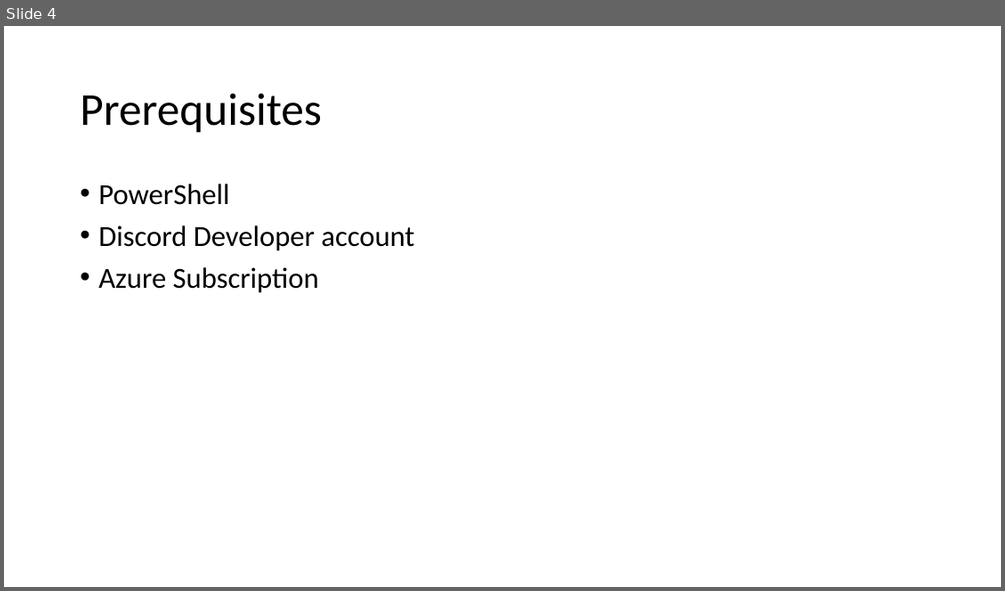
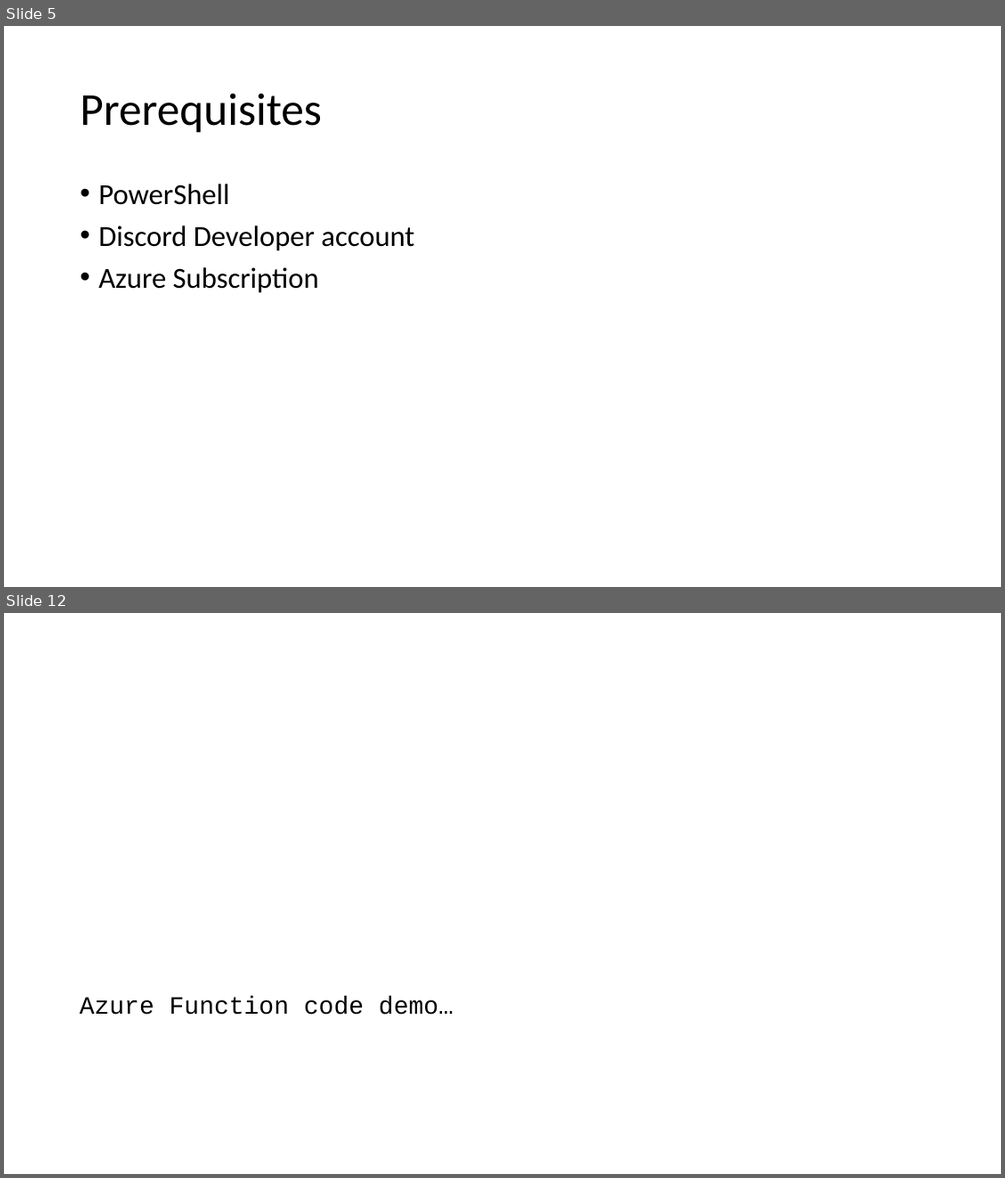
Before and after one commit to ThePoShWolf/Sessions, a slide deck: 2023-04-26 - Building a serverless Discord bot/PowerShell Summit 2023 - Serverless Discord bot.pptx. Shown one above the other, each under a label of ours: slide 4 before the commit, slides 5 and 12 after it; the slides between them are not shown. The pictures are 1005x591 and 1005x1178 pixels, drawn with LibreOffice and Linux fonts; fonts in the diff are those of the drawing; background and template pictures are left out. Boxes give left, top, right and bottom in pixels: in the first picture for what was removed or moved away, otherwise in the second. Text is boxed around its words. In the diff, an @@ line names an element or a change of style, - is before the commit and + after.

```diff
--- a/2023-04-26 - Building a serverless Discord bot/PowerShell Summit 2023 - Serverless Discord bot.pptx
+++ b/2023-04-26 - Building a serverless Discord bot/PowerShell Summit 2023 - Serverless Discord bot.pptx
@@ slide 12 added at bbox=[4, 613, 1001, 1174], background picture (left out) @@
@@ text added at bbox=[80, 996, 453, 1014], 24 pt, text #000000 @@
+Azure Function code demo…
@@ what was slide 4 is now slide 5 @@
```
Also in this commit, not shown: 3 slides changed, 8 other slides added.
